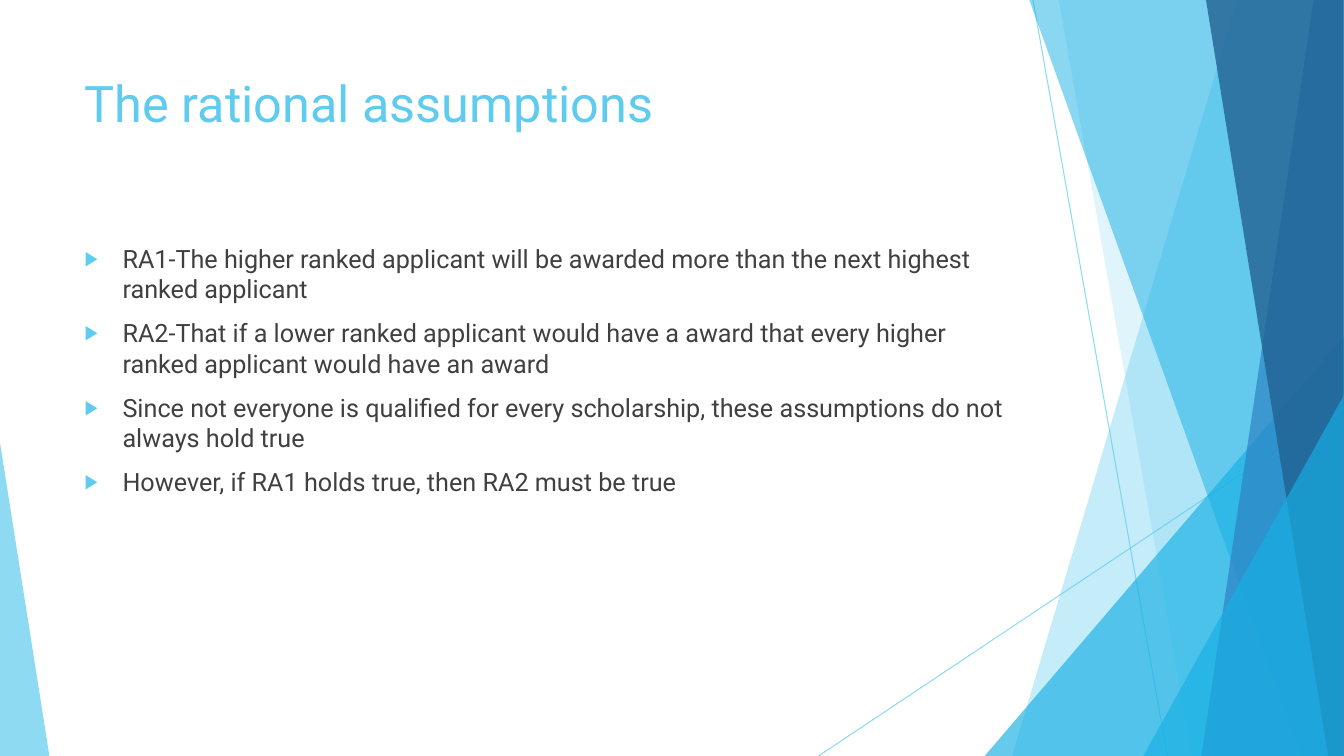
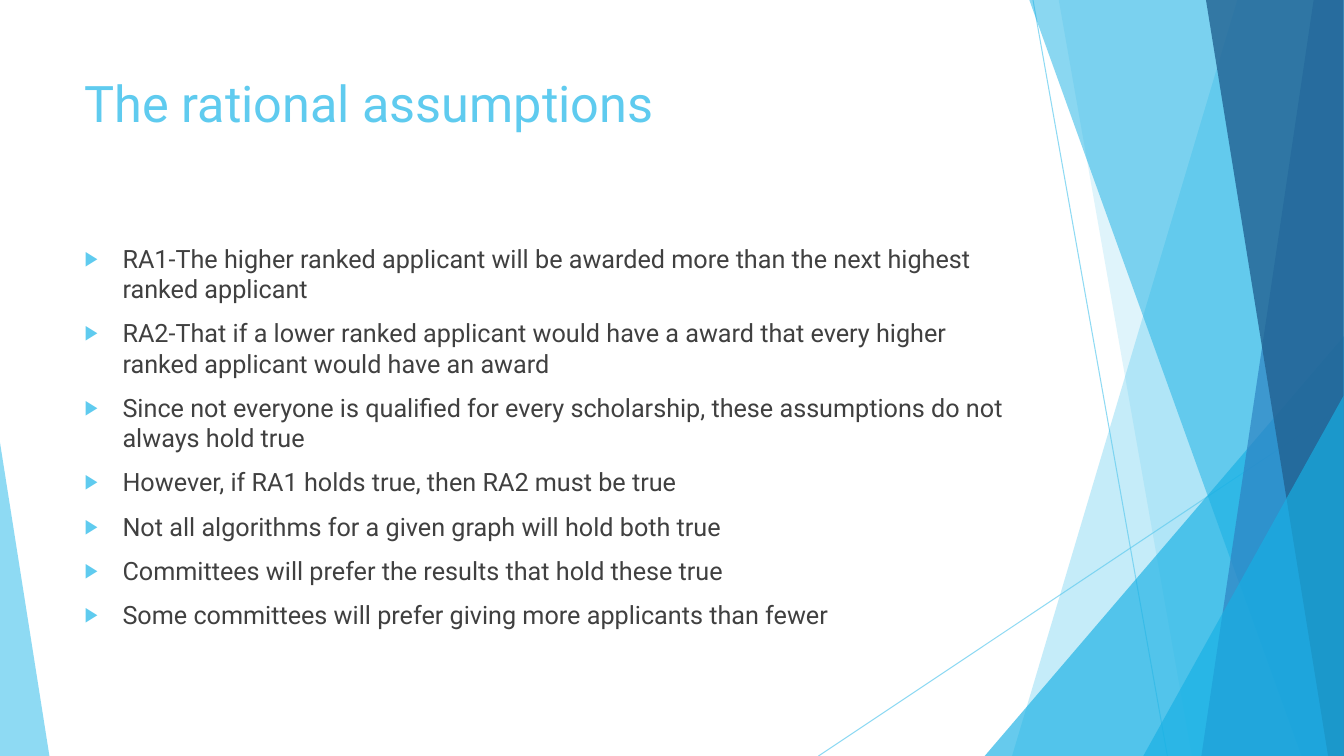
Before and after one commit to dmerson/ArizonaMastersCapstone, a slide deck: slide 10 of Documents/Basic Scholarship Awarding Graphs.pptx (slide 9 before the commit). Drawn at 1344x756 pixels with LibreOffice and Linux fonts; fonts in the diff are those of the drawing. Boxes give left, top, right and bottom in pixels: in the first picture for what was removed or moved away, otherwise in the second. Text is boxed around its words. In the diff, an @@ line names an element or a change of style, - is before the commit and + after.

```diff
--- a/Documents/Basic Scholarship Awarding Graphs.pptx
+++ b/Documents/Basic Scholarship Awarding Graphs.pptx
@@ text at [123, 517, 828, 630]: paragraphs added @@
+▶ Not all algorithms for a given graph will hold both true
+▶ Committees will prefer the results that hold these true
+▶ Some committees will prefer giving more applicants than fewer
```
Also in this commit, not shown: 8 other slides changed, 2 slides added, 1 slide removed.
